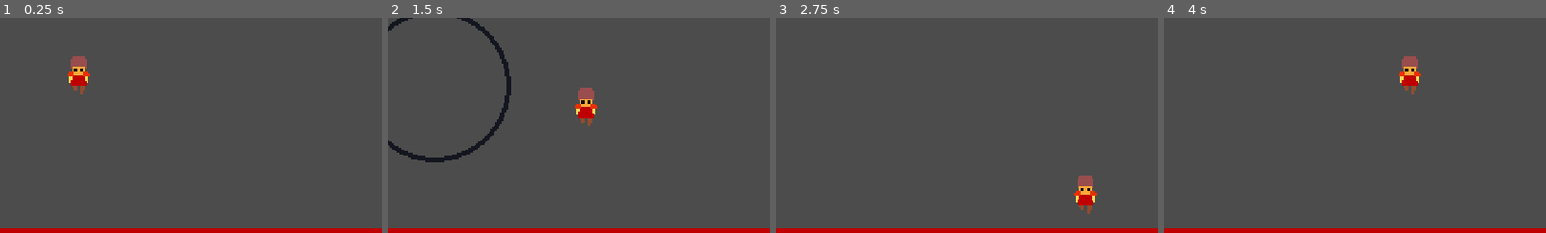
Above: before the commit, frames 1-4 (left to right).
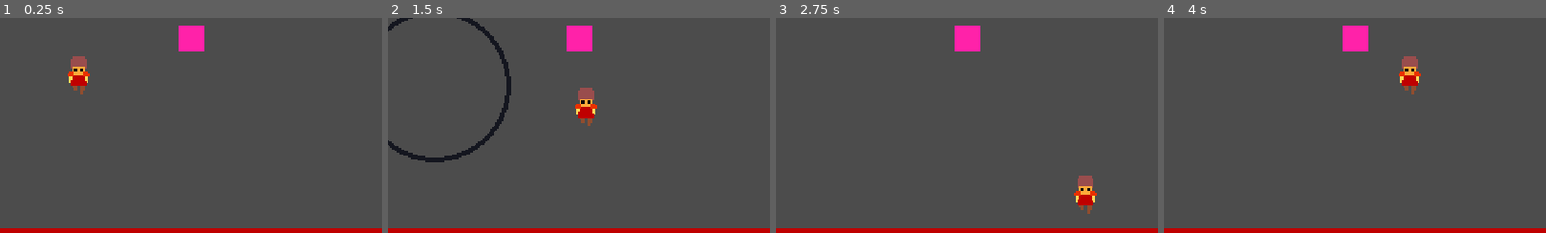
Above: after the commit, the same moments.

Repository: JeremyLiau/Looking-Glass
Game: Godot game, scene res://Scenes/TestLevel.tscn
The game is run twice, just before and just after one commit, with the same random seed, the same clock (stepped at 60 frames per second) and the same inputs.
Inputs (mouse positions are % of the whole screen's width and height, from its top left):
- Up to frame 1 (0.25 s): no input
- Up to frame 2 (1.5 s): tap Enter at 0.5 s; move the mouse to (72, 45) at 0.52 s; hold Right (ui_right) 0.53-1.28 s; click (72, 45) at 0.6 s; move the mouse to (30, 55) at 1.27 s; hold Down (ui_down) from 1.28 s (still down); click (30, 55) at 1.35 s
- Up to frame 3 (2.75 s): move the mouse to (60, 28) at 2.02 s; release Down (ui_down) at 2.03 s; hold Right (ui_right) from 2.03 s (still down); click (60, 28) at 2.1 s
- Up to frame 4 (4 s): move the mouse to (45, 70) at 2.77 s; release Right (ui_right) at 2.78 s; hold Up (ui_up) 2.78-3.53 s; click (45, 70) at 2.85 s; move the mouse to (80, 65) at 3.52 s; hold Left (ui_left) from 3.53 s (still down); click (80, 65) at 3.6 s
The pictures show only the part of the screen within x 24-74%, y 39-89%; the shares and areas given below are measured in that part.

The runs differ from the first frame. In frame 1, 0.8% of the frame differs, in the area x 46-54%, y 3-16%; in frame 2, 0.8%; in frame 3, 0.8%; in frame 4, 0.8%.

Commit message:
Illusory objects become transparent when looking glass hovers over them

Diff:
--- /dev/null
+++ b/Scenes/IllusoryObject.tscn
@@ -0,0 +1,23 @@
+[gd_scene load_steps=4 format=2]
+
+[ext_resource path="res://Sprites/illusoryObject.png" type="Texture" id=1]
+[ext_resource path="res://Scripts/IllusoryObject.gd" type="Script" id=2]
+
+[sub_resource type="RectangleShape2D" id=1]
+extents = Vector2( 8, 8 )
+
+[node name="IllusoryObject" type="Node2D"]
+script = ExtResource( 2 )
+
+[node name="Sprite" type="Sprite" parent="."]
+texture = ExtResource( 1 )
+
+[node name="Area" type="Area2D" parent="."]
+
+[node name="CollisionShape2D" type="CollisionShape2D" parent="Area"]
+shape = SubResource( 1 )
+
+[node name="Tween" type="Tween" parent="."]
+
+[connection signal="area_entered" from="Area" to="." method="_on_Area_area_entered"]
+[connection signal="area_exited" from="Area" to="." method="_on_Area_area_exited"]
--- a/Scenes/LookingGlass.tscn
+++ b/Scenes/LookingGlass.tscn
@@ -1,10 +1,16 @@
-[gd_scene load_steps=3 format=2]
+[gd_scene load_steps=4 format=2]
 
 [ext_resource path="res://Sprites/LookingGlass.png" type="Texture" id=1]
 [ext_resource path="res://Scripts/LookingGlass.gd" type="Script" id=2]
 
-[node name="LookingGlass" type="Node2D"]
+[sub_resource type="CircleShape2D" id=1]
+radius = 36.0555
+
+[node name="LookingGlass" type="Area2D"]
 script = ExtResource( 2 )
 
 [node name="Sprite" type="Sprite" parent="."]
 texture = ExtResource( 1 )
+
+[node name="CollisionShape2D" type="CollisionShape2D" parent="."]
+shape = SubResource( 1 )
--- a/Scenes/TestLevel.tscn
+++ b/Scenes/TestLevel.tscn
@@ -1,8 +1,9 @@
-[gd_scene load_steps=4 format=2]
+[gd_scene load_steps=5 format=2]
 
 [ext_resource path="res://Scenes/Player.tscn" type="PackedScene" id=1]
 [ext_resource path="res://Scenes/WallOfDeath.tscn" type="PackedScene" id=2]
 [ext_resource path="res://Scenes/LookingGlass.tscn" type="PackedScene" id=3]
+[ext_resource path="res://Scenes/IllusoryObject.tscn" type="PackedScene" id=4]
 
 [node name="TestLevel" type="Node2D"]
 
@@ -13,3 +14,6 @@
 position = Vector2( 240, 254 )
 
 [node name="LookingGlass" parent="." instance=ExtResource( 3 )]
+
+[node name="IllusoryObject" parent="." instance=ExtResource( 4 )]
+position = Vector2( 235, 119 )
--- /dev/null
+++ b/Scripts/IllusoryObject.gd
@@ -0,0 +1,31 @@
+extends Node2D
+
+
+# Declare member variables here. Examples:
+# var a = 2
+# var b = "text"
+
+onready var tween = get_node("Tween")
+
+# Called when the node enters the scene tree for the first time.
+func _ready():
+	pass # Replace with function body.
+
+
+# Called every frame. 'delta' is the elapsed time since the previous frame.
+#func _process(delta):
+#	pass
+
+func _on_Area_area_entered(area):
+	if area.get_name() == "LookingGlass":
+		tween.interpolate_property($Sprite, "modulate",
+		Color(1,1,1,1), Color(1,1,1,0.5), 0.5,
+		Tween.TRANS_LINEAR, Tween.EASE_IN_OUT)
+	tween.start()
+
+func _on_Area_area_exited(area):
+	if area.get_name() == "LookingGlass":
+		tween.interpolate_property($Sprite, "modulate",
+		Color(1,1,1,0.5), Color(1,1,1,1), 0.5,
+		Tween.TRANS_LINEAR, Tween.EASE_IN_OUT)
+	tween.start()
--- a/Scripts/LookingGlass.gd
+++ b/Scripts/LookingGlass.gd
@@ -1,10 +1,10 @@
-extends Node2D
-
+extends Area2D
 
 # Declare member variables here. Examples:
 # var a = 2
 # var b = "text"
-
+var standardScale = Vector2(1, 1)
+var iconScale = Vector2(0.1, 0.1)
 
 # Called when the node enters the scene tree for the first time.
 func _ready():
@@ -15,7 +15,7 @@
 func _physics_process(delta):
 	position = get_global_mouse_position()
 	if Input.is_action_just_pressed("left_mouse"):
-		if scale == Vector2(1, 1):
-			scale = Vector2(0.1, 0.1)
+		if scale == standardScale:
+			scale = iconScale
 		else:
-			scale = Vector2(1, 1)
+			scale = standardScale
Binary file added: Sprites/illusoryObject.png
Not shown, added: Sprites/illusoryObject.png.import
